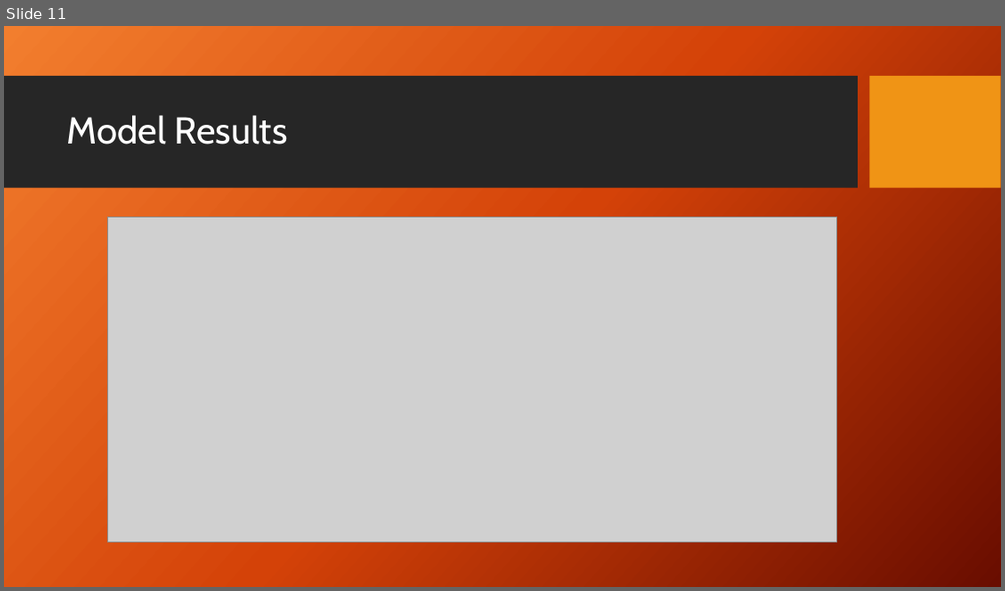
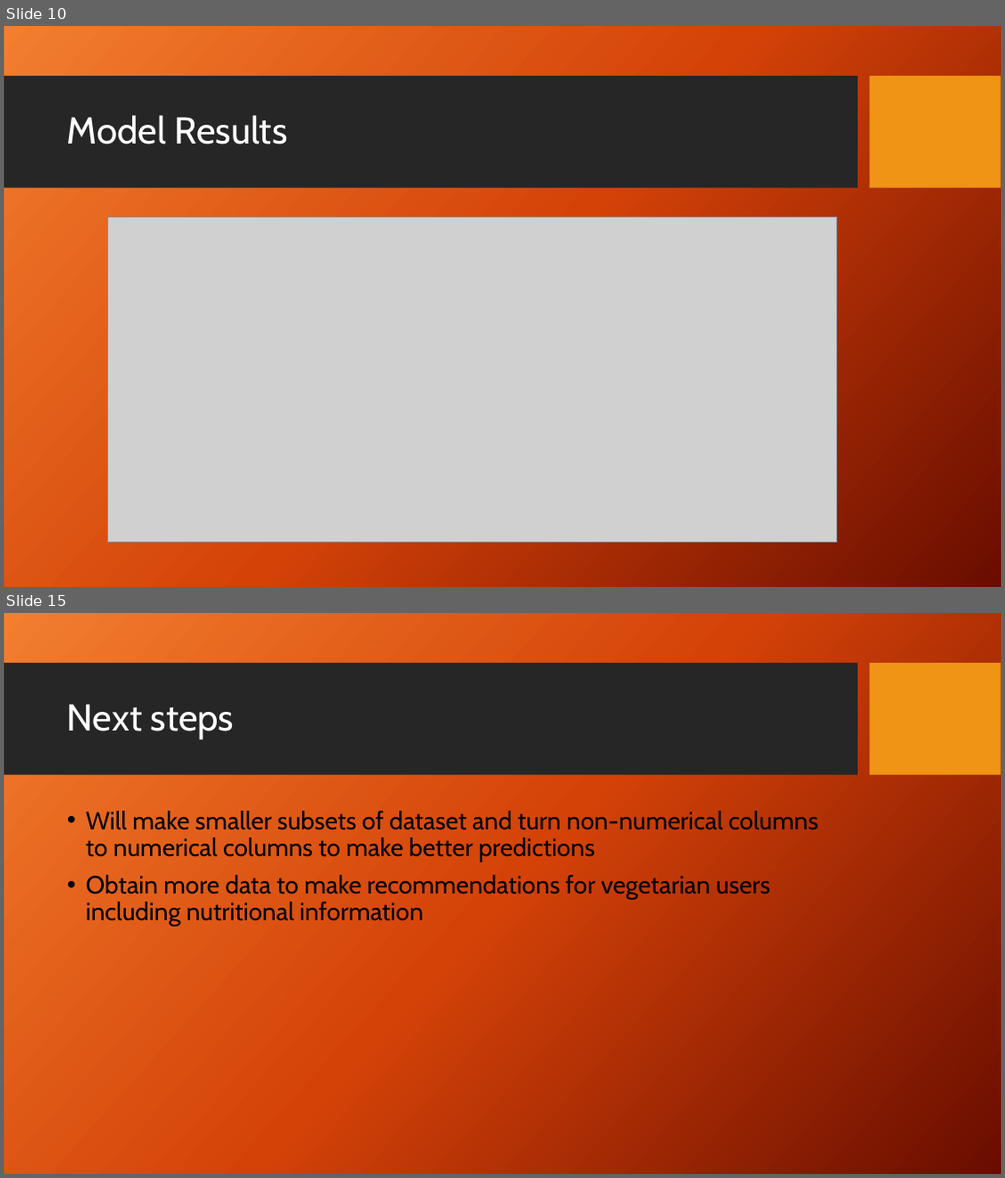
Before and after one commit to musairshad/Instacart-user-analysis, a slide deck: instacart basket analysis.pptx. Shown one above the other, each under a label of ours: slide 11 before the commit, slides 10 and 15 after it; the slides between them are not shown. The pictures are 1005x591 and 1005x1178 pixels, drawn with LibreOffice and Linux fonts; fonts in the diff are those of the drawing; grey boxes stand for pictures; background and template pictures are left out. Boxes give left, top, right and bottom in pixels: in the first picture for what was removed or moved away, otherwise in the second. Text is boxed around its words. In the diff, an @@ line names an element or a change of style, - is before the commit and + after.

```diff
--- a/instacart basket analysis.pptx
+++ b/instacart basket analysis.pptx
@@ slide 15 added at box(4, 613, 1001, 1174), background picture (left out); not listed: 2 template elements that a slide beside it also shows @@
@@ title added at box(67, 704, 235, 739), 36 pt, text #FFFFFF @@
+Next steps
@@ text added at box(86, 811, 818, 925), 24 pt, text #000000 @@
+• Will make smaller subsets of dataset and turn non-numerical columns to numerical columns to make better predictions
+• Obtain more data to make recommendations for vegetarian users including nutritional information
@@ what was slide 11 is now slide 10 @@
```
Also in this commit, not shown: 8 slides changed, 3 other slides added, 1 slide removed, 17 other files.
